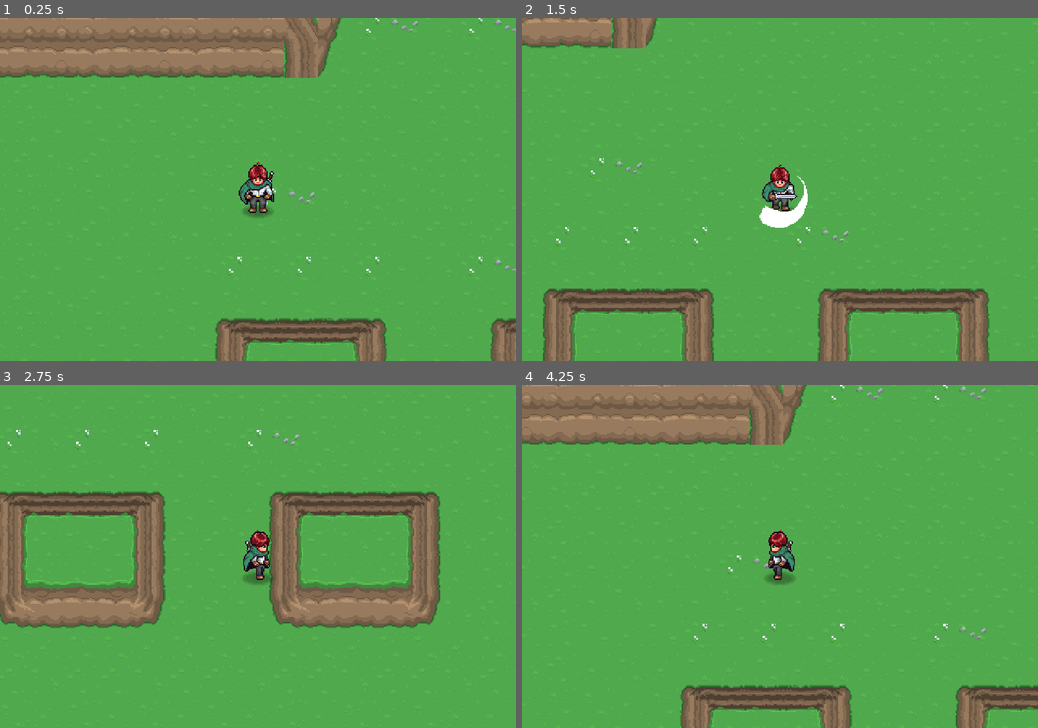
Above: before the commit, frames 1-4 (two rows, left to right).
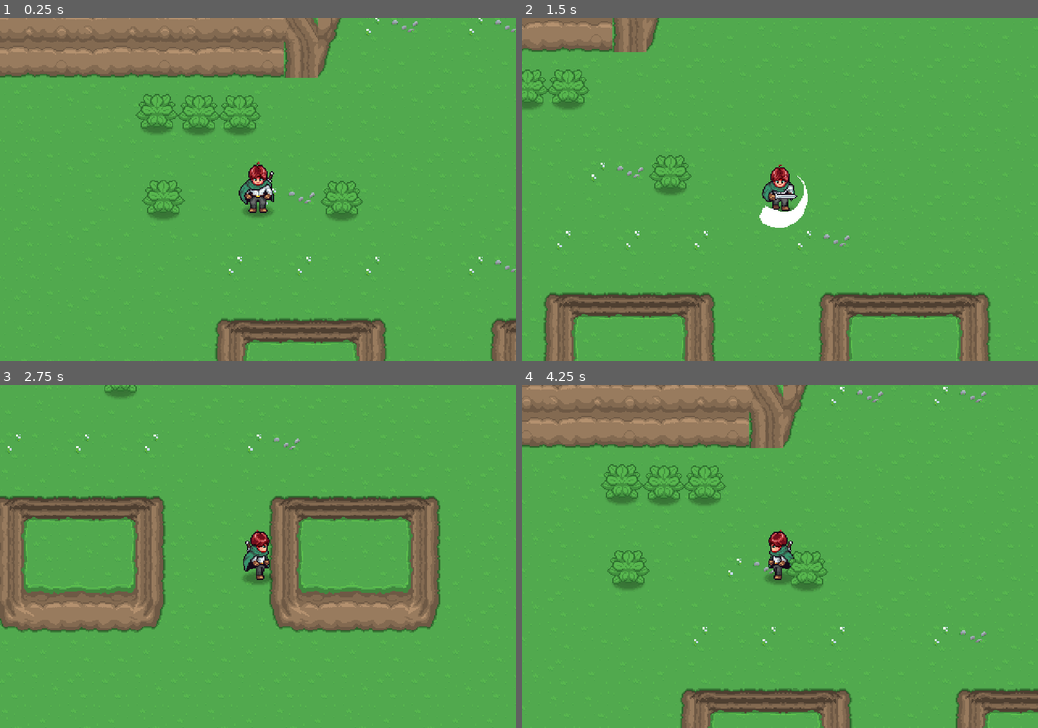
Above: after the commit, the same moments.

Repository: WhiteLicorice/gdd-2d-aarpg
Game: Godot game, scene res://scenes/playground.tscn
Same seed, same stepped clock (60 frames per second), same inputs: the game is played once before the commit and once after it.
Inputs:
- Up to frame 1 (0.25 s): no input
- Up to frame 2 (1.5 s): tap Enter at 0.5 s; hold D (right) 0.53-1.28 s; hold Keypad 7 (attack) 0.53-1.28 s; hold S (down) from 1.28 s (still down); tap Keypad 7 (attack) at 1.35 s
- Up to frame 3 (2.75 s): release S (down) at 2.03 s; hold D (right) from 2.03 s (still down); hold Keypad 7 (attack) from 2.03 s (still down)
- Up to frame 4 (4.25 s): release D (right) at 2.78 s; release Keypad 7 (attack) at 2.78 s; hold W (up) 2.78-3.53 s; tap Keypad 7 (attack) at 2.85 s; hold A (left) from 3.53 s (still down); hold Keypad 7 (attack) from 3.53 s (still down)

The runs differ from the first frame. In frame 1, 1.1% of the frame differs, in the area x 26-71%, y 22-60%; in frame 2, 6.7%; in frame 3, 8.2%, in the area x 0-86%, y 0-73%; in frame 4, 6.3%.

Commit message:
feat: hitbox and hurtbox

Diff:
--- a/project.godot
+++ b/project.godot
@@ -61,7 +61,11 @@
 
 [layer_names]
 
+2d_physics/layer_1="Player"
+2d_physics/layer_2="PlayerHurt"
 2d_physics/layer_8="Impassable"
+2d_physics/layer_9="Enemy"
+2d_physics/layer_10="EnemyHurt"
 
 [rendering]
 
--- /dev/null
+++ b/scenes/hit_box.tscn
@@ -0,0 +1,9 @@
+[gd_scene load_steps=2 format=3 uid="uid://byp8b5cp1nb5d"]
+
+[ext_resource type="Script" uid="uid://cngn6b6lepopg" path="res://scripts/hit_box/hit_box.gd" id="1_ido3m"]
+
+[node name="HitBox" type="Area2D"]
+collision_layer = 257
+collision_mask = 0
+monitoring = false
+script = ExtResource("1_ido3m")
--- /dev/null
+++ b/scenes/hurt_box.tscn
@@ -0,0 +1,8 @@
+[gd_scene load_steps=2 format=3 uid="uid://divs6r0x0ykqu"]
+
+[ext_resource type="Script" uid="uid://cv77rc2vdyiab" path="res://scripts/hit_box/hurt_box.gd" id="1_6dlxb"]
+
+[node name="HurtBox" type="Area2D"]
+collision_layer = 0
+monitorable = false
+script = ExtResource("1_6dlxb")
--- /dev/null
+++ b/scenes/plant.tscn
@@ -0,0 +1,38 @@
+[gd_scene load_steps=6 format=3 uid="uid://dhuwhg1v84epe"]
+
+[ext_resource type="Script" uid="uid://byd7x68ld64bd" path="res://scripts/props/plant.gd" id="1_a88lo"]
+[ext_resource type="Texture2D" uid="uid://bxmlo5b04h53c" path="res://sprites/props.png" id="1_odjdt"]
+[ext_resource type="PackedScene" uid="uid://byp8b5cp1nb5d" path="res://scenes/hit_box.tscn" id="2_a88lo"]
+[ext_resource type="Texture2D" uid="uid://bxki3v1q6bbid" path="res://sprites/shadow.png" id="4_m5w0e"]
+
+[sub_resource type="RectangleShape2D" id="RectangleShape2D_m5w0e"]
+size = Vector2(24, 16)
+
+[node name="Plant" type="Node2D"]
+script = ExtResource("1_a88lo")
+
+[node name="Sprite2D" type="Sprite2D" parent="."]
+texture = ExtResource("1_odjdt")
+hframes = 16
+vframes = 3
+
+[node name="HitBox" parent="." instance=ExtResource("2_a88lo")]
+collision_layer = 256
+
+[node name="CollisionShape2D" type="CollisionShape2D" parent="HitBox"]
+position = Vector2(0, 9)
+shape = SubResource("RectangleShape2D_m5w0e")
+
+[node name="StaticBody2D" type="StaticBody2D" parent="."]
+collision_layer = 128
+collision_mask = 0
+
+[node name="CollisionShape2D2" type="CollisionShape2D" parent="StaticBody2D"]
+position = Vector2(0, 9)
+shape = SubResource("RectangleShape2D_m5w0e")
+
+[node name="Shadow" type="Sprite2D" parent="."]
+modulate = Color(0, 0, 0, 0.3137255)
+show_behind_parent = true
+position = Vector2(0, 16)
+texture = ExtResource("4_m5w0e")
--- a/scenes/player.tscn
+++ b/scenes/player.tscn
@@ -9,6 +9,8 @@
 [ext_resource type="Script" uid="uid://du21kjc125aha" path="res://scripts/states/player_walk_state.gd" id="5_qlg0r"]
 [ext_resource type="Script" uid="uid://kiky6s68wrp8" path="res://scripts/states/player_attack_state.gd" id="6_tuyoq"]
 [ext_resource type="AudioStream" uid="uid://cvk8nar6aujwo" path="res://sounds/sfx/sword_swoosh.wav" id="9_ur7pv"]
+[ext_resource type="Script" uid="uid://dtmg0u18jccsx" path="res://scripts/player/player_interactions.gd" id="10_d2wvv"]
+[ext_resource type="PackedScene" uid="uid://divs6r0x0ykqu" path="res://scenes/hurt_box.tscn" id="10_y4r1p"]
 
 [sub_resource type="Animation" id="Animation_jej6c"]
 length = 0.001
@@ -367,6 +369,8 @@
 &"walk_up": SubResource("Animation_fjrip")
 }
 
+[sub_resource type="CircleShape2D" id="CircleShape2D_d2wvv"]
+
 [node name="Player" type="CharacterBody2D"]
 collision_mask = 129
 script = ExtResource("1_g2els")
@@ -420,3 +424,17 @@
 
 [node name="AudioStreamPlayer2D" type="AudioStreamPlayer2D" parent="."]
 max_polyphony = 4
+
+[node name="Interactions" type="Node2D" parent="."]
+script = ExtResource("10_d2wvv")
+
+[node name="HurtBox" parent="Interactions" instance=ExtResource("10_y4r1p")]
+position = Vector2(0, 6)
+collision_mask = 256
+monitoring = false
+
+[node name="CollisionShape2D" type="CollisionShape2D" parent="Interactions/HurtBox"]
+position = Vector2(0, 15)
+scale = Vector2(1.5, 1.5)
+shape = SubResource("CircleShape2D_d2wvv")
+debug_color = Color(0.99999994, 0.013667184, 0.040595233, 0.41960785)
--- a/scenes/playground.tscn
+++ b/scenes/playground.tscn
@@ -1,9 +1,11 @@
-[gd_scene load_steps=3 format=4 uid="uid://wgf5stsrwi40"]
+[gd_scene load_steps=4 format=4 uid="uid://wgf5stsrwi40"]
 
 [ext_resource type="PackedScene" uid="uid://bun2vuc7jg56c" path="res://scenes/player.tscn" id="1_hddm4"]
 [ext_resource type="PackedScene" uid="uid://d6ra8p0wytsl" path="res://tilemaps/grass_1.tscn" id="2_qchbg"]
+[ext_resource type="PackedScene" uid="uid://dhuwhg1v84epe" path="res://scenes/plant.tscn" id="3_kddj0"]
 
 [node name="Playground" type="Node2D"]
+y_sort_enabled = true
 
 [node name="Player" parent="." instance=ExtResource("1_hddm4")]
 position = Vector2(200, 200)
@@ -12,3 +14,18 @@
 
 [node name="Grass1" parent="." instance=ExtResource("2_qchbg")]
 tile_map_data = PackedByteArray("AAAAAAAAAQADAAUAAAAAAAEAAQAEAAUAAAAAAAIAAQAEAAYAAAABAAAAAQADAAUAAAABAAEAAQACAAUAAAABAA …(22448 unchanged characters)…
+
+[node name="Plant" parent="." instance=ExtResource("3_kddj0")]
+position = Vector2(112, 206)
+
+[node name="Plant2" parent="." instance=ExtResource("3_kddj0")]
+position = Vector2(278, 207)
+
+[node name="Plant3" parent="." instance=ExtResource("3_kddj0")]
+position = Vector2(183, 127)
+
+[node name="Plant4" parent="." instance=ExtResource("3_kddj0")]
+position = Vector2(145, 127)
+
+[node name="Plant5" parent="." instance=ExtResource("3_kddj0")]
+position = Vector2(106, 126)
--- /dev/null
+++ b/scripts/hit_box/hit_box.gd
@@ -0,0 +1,7 @@
+class_name HitBox extends Area2D
+
+signal damaged(damage: int)
+
+func take_damage(damage: int):
+	print("Damage: ", damage)
+	damaged.emit(damage)
--- /dev/null
+++ b/scripts/hit_box/hurt_box.gd
@@ -0,0 +1,11 @@
+class_name HurtBox extends Area2D
+
+@export var damage: int = 1
+
+func _ready():
+	area_entered.connect(enter_area)
+	pass
+
+func enter_area(area: Area2D) -> void:
+	if(area is HitBox):
+		area.take_damage(damage)
--- a/scripts/player/player.gd
+++ b/scripts/player/player.gd
@@ -7,6 +7,8 @@
 @onready var animation_player = $AnimationPlayer
 @onready var sprite_2d = $Sprite2D
 @onready var player_state_machine = $PlayerStateMachine
+
+signal direction_changed(new_direction: Vector2)
 
 func update_animation(state: String) -> bool:
 	animation_player.play(state + '_' + cardinality_to_string())
@@ -27,6 +29,8 @@
 
 	cardinality = new_direction
 	sprite_2d.scale.x = -1 if (cardinality.x < 0) else 1
+
+	direction_changed.emit(cardinality)
 
 	return true
 
--- /dev/null
+++ b/scripts/player/player_interactions.gd
@@ -0,0 +1,19 @@
+class_name PlayerInteractions extends Node2D
+
+@onready var player: Player = $".."
+
+func _ready() -> void:
+	player.direction_changed.connect(update_direction)
+
+func update_direction(new_direction: Vector2) -> void:
+	match new_direction:
+		Vector2.DOWN:
+			rotation_degrees = 0
+		Vector2.UP:
+			rotation_degrees = 180
+		Vector2.LEFT:
+			rotation_degrees = 90
+		Vector2.RIGHT:
+			rotation_degrees = -90
+		_:
+			rotation_degrees = 0
--- /dev/null
+++ b/scripts/props/plant.gd
@@ -0,0 +1,7 @@
+class_name Plant extends Node2D
+
+func _ready():
+	$HitBox.damaged.connect(take_damage)
+
+func take_damage(_damage: int) -> void:
+	queue_free()
--- a/scripts/states/player_attack_state.gd
+++ b/scripts/states/player_attack_state.gd
@@ -9,6 +9,7 @@
 @onready var animation_player: AnimationPlayer = $"../../AnimationPlayer"
 @onready var attack_animation_player: AnimationPlayer = $"../../Sprite2D/AttackEffect/AnimationPlayer"
 @onready var audio_stream_player: AudioStreamPlayer2D = $"../../AudioStreamPlayer2D"
+@onready var hurt_box: HurtBox = $"../../Interactions/HurtBox"
 
 var _is_attacking: bool = false
 
@@ -25,13 +26,20 @@
 	animation_player.animation_finished.connect(end_attack)
 	_is_attacking = true
 
+	# Introduce a brief delay so the hurtbox only becomes active during
+	# the apex of the sword's swing!
+	await get_tree().create_timer(0.075).timeout
+
+	hurt_box.monitoring = true
+
 ## Fires when the State terminates.
 func exit() -> void:
 	animation_player.animation_finished.disconnect(end_attack)
 	_is_attacking = false
+	hurt_box.monitoring = false
 
 ## Runs per frame inside _process.
-func process(delta: float) -> State:
+func process(_delta: float) -> State:
 	player.velocity = Vector2.ZERO
 	if (not _is_attacking):
 		if (player.direction == Vector2.ZERO):
Not shown: 1 places in scenes/player.tscn that only renumber resources
Not shown, added: scripts/hit_box/hit_box.gd.uid
Not shown, added: scripts/hit_box/hurt_box.gd.uid
Not shown, added: scripts/player/player_interactions.gd.uid
Not shown, added: scripts/props/plant.gd.uid
Binary file added: sprites/props.png
Not shown, added: sprites/props.png.import
